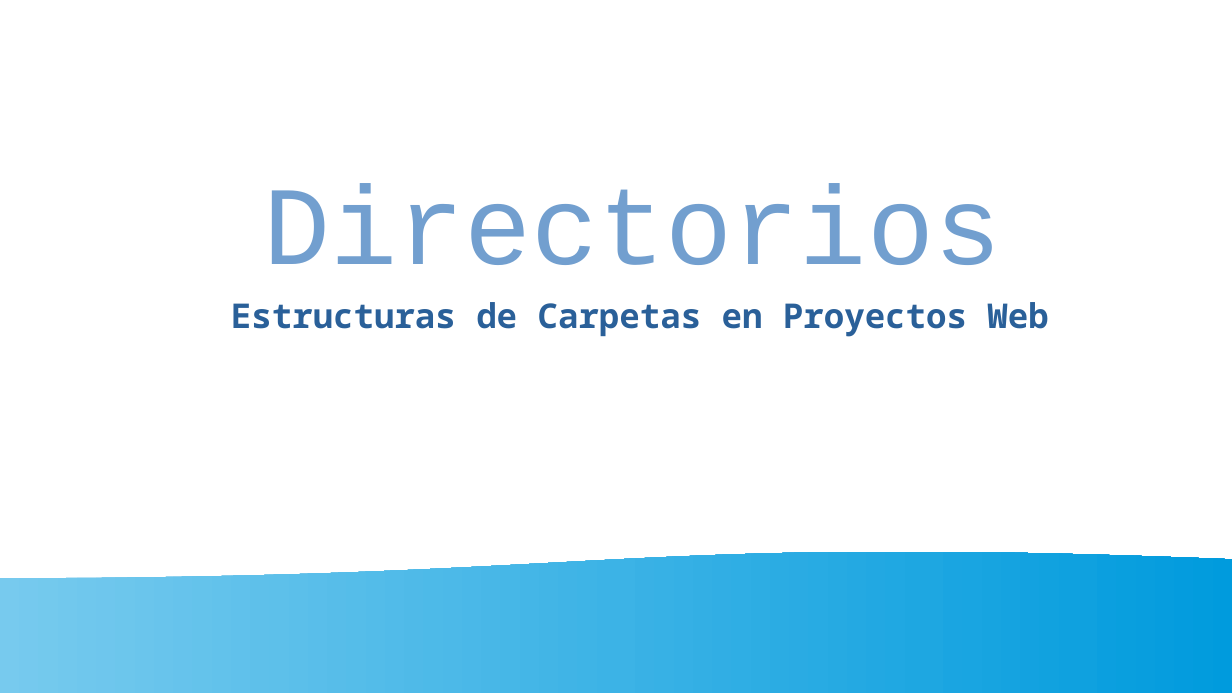
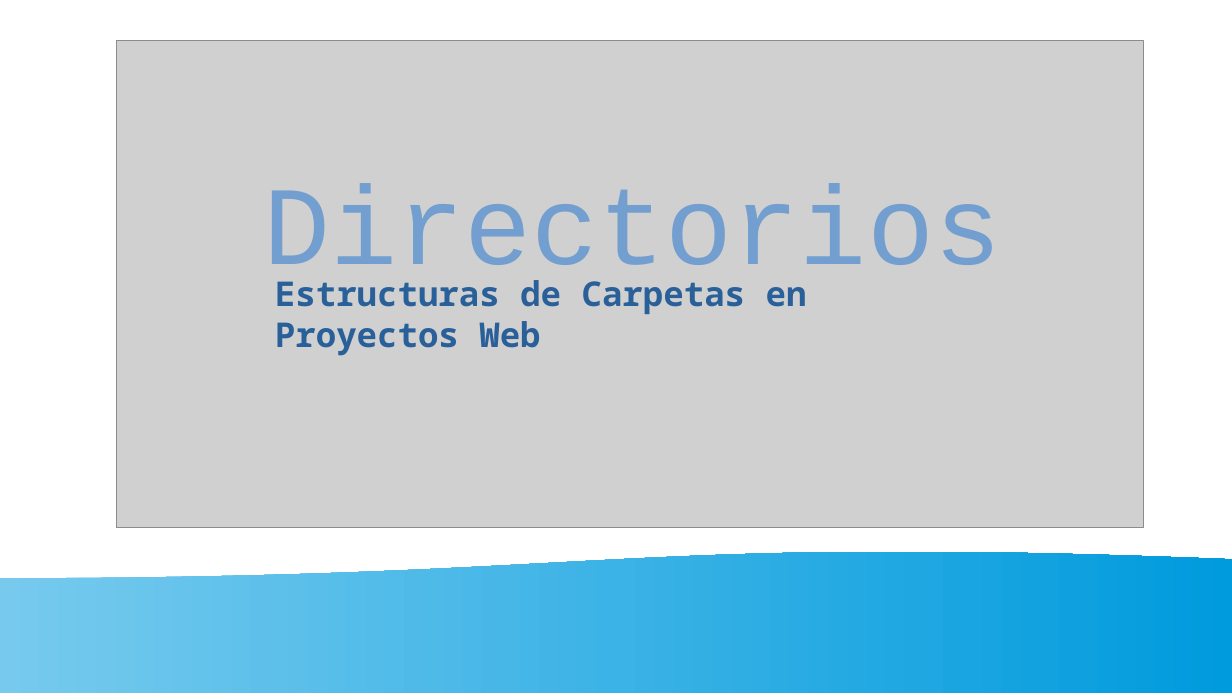
Before and after one commit to gaizkamg/HTML-CSS-Entregable, a slide deck: slide 1 of Presentacion/Directorios.odp. Drawn at 1232x693 pixels with LibreOffice and Linux fonts; fonts in the diff are those of the drawing; grey boxes stand for pictures. Boxes give left, top, right and bottom in pixels: in the first picture for what was removed or moved away, otherwise in the second. Text is boxed around its words. In the diff, an @@ line names an element or a change of style, - is before the commit and + after.

```diff
--- a/Presentacion/Directorios.odp
+++ b/Presentacion/Directorios.odp
@@ picture added at <box>116,41,1145,529</box> @@
@@ text "Estructuras de Carpetas en Proyectos ..." rewrapped from <box>231,302,1048,337</box> to <box>275,280,807,356</box> @@
```
Also in this commit, not shown: 8 other slides changed, 1 slide removed, 5 other files.
